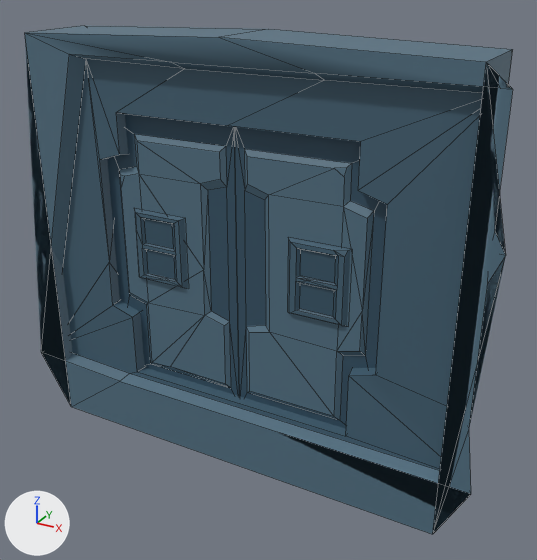
The FBX model Assets/ModelosModificados/PuertaCabinaModif.fbx, before and after one commit.
The view is the same before and after, from a camera (50 mm lens) standing at (11.08, -1.64, 4.37) and looking at (8.46, 3.13, 1.98). Arrows for +X, +Y and +Z are at lower left; the lights stay in place. Mesh edges are drawn as thin lines. Where no turn or scale is listed for an object, it has been applied to the vertices.

The scene before the commit, as lines of its bpy script (objects in view):
```python
me_mesh_003 = bpy.data.meshes.new('Mesh.003')
me_mesh_003.from_pydata(...)  # 125 vertices, 142 faces; spans x 6.16..10.31, y 3.01..3.7, z 0.36..3.85
me_mesh_003.materials.append(mat_scifispace)  # picture img_hangarmodif_png
me_mesh_007 = bpy.data.meshes.new('Mesh.007')
me_mesh_007.from_pydata(...)  # 164 vertices, 159 faces; spans x 1.19..2.64, y -0.21..0.21, z 0.0..2.43
me_mesh_007.materials.append(mat_scifispace)  # picture img_hangarmodif_png
me_mesh_008 = bpy.data.meshes.new('Mesh.008')
me_mesh_008.from_pydata(...)  # 151 vertices, 146 faces; spans x 2.32..3.8, y -0.21..0.21, z 0.0..2.43
me_mesh_008.materials.append(mat_scifispace)  # picture img_hangarmodif_png
ob_marcopuertamodif = bpy.data.objects.new('MarcoPuertaModif', me_mesh_003)
ob_marcopuertamodif.location = (0.0, -0.225, 0.0)
ob_puertadermodif = bpy.data.objects.new('PuertaDerModif', me_mesh_008)
ob_puertadermodif.location = (5.766, 3.133, 0.803)
ob_puertaizqmodif = bpy.data.objects.new('PuertaIzqModif', me_mesh_007)
ob_puertaizqmodif.location = (5.766, 3.133, 0.803)
```
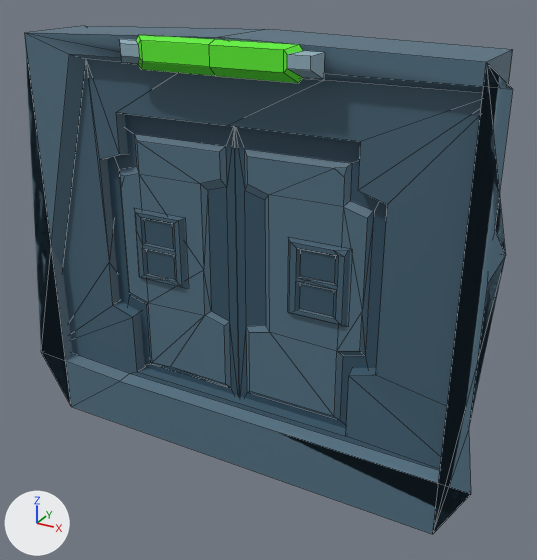
What differs and where, as boxes [x1, y1, x2, y2] in the pictures (537 x 560 px):
'Indicador', added (green)
    after: [119, 35, 325, 83]

The change, as a list of edits to the scene's bpy script:
```text
Add me_mesh_009:
    me_mesh_009.from_pydata(...)  # 28 vertices, 20 faces; spans x 7.46..9.07, y 2.66..2.73, z 3.6..3.84
    me_mesh_009.materials.append(mat_scifispace)  # picture img_hangarmodif_png
Add ob_indicador:
    ob_indicador = bpy.data.objects.new('Indicador', me_mesh_009)
    ob_indicador.location = (0.0, 0.0, 0.0)
```
